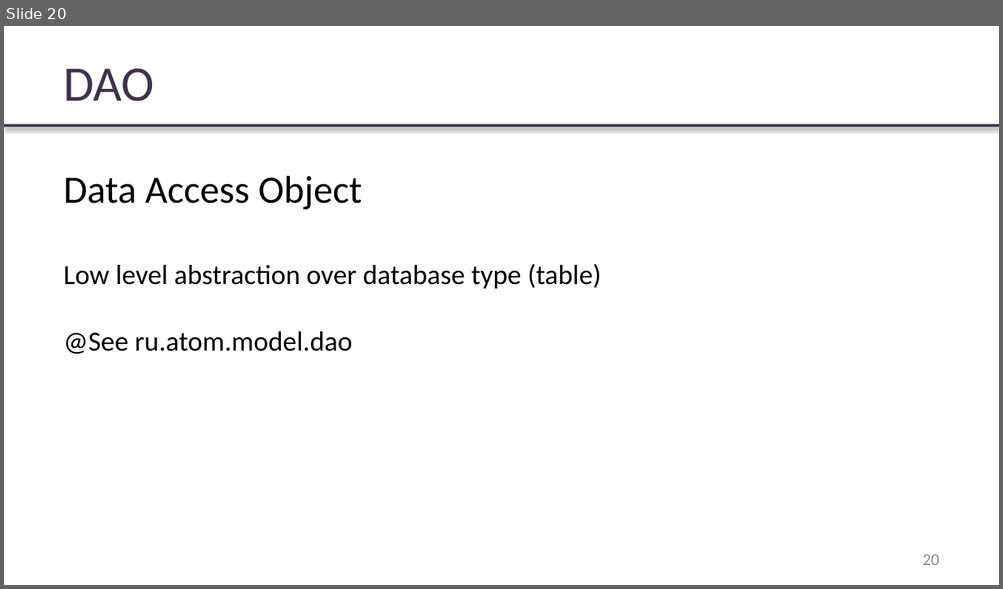
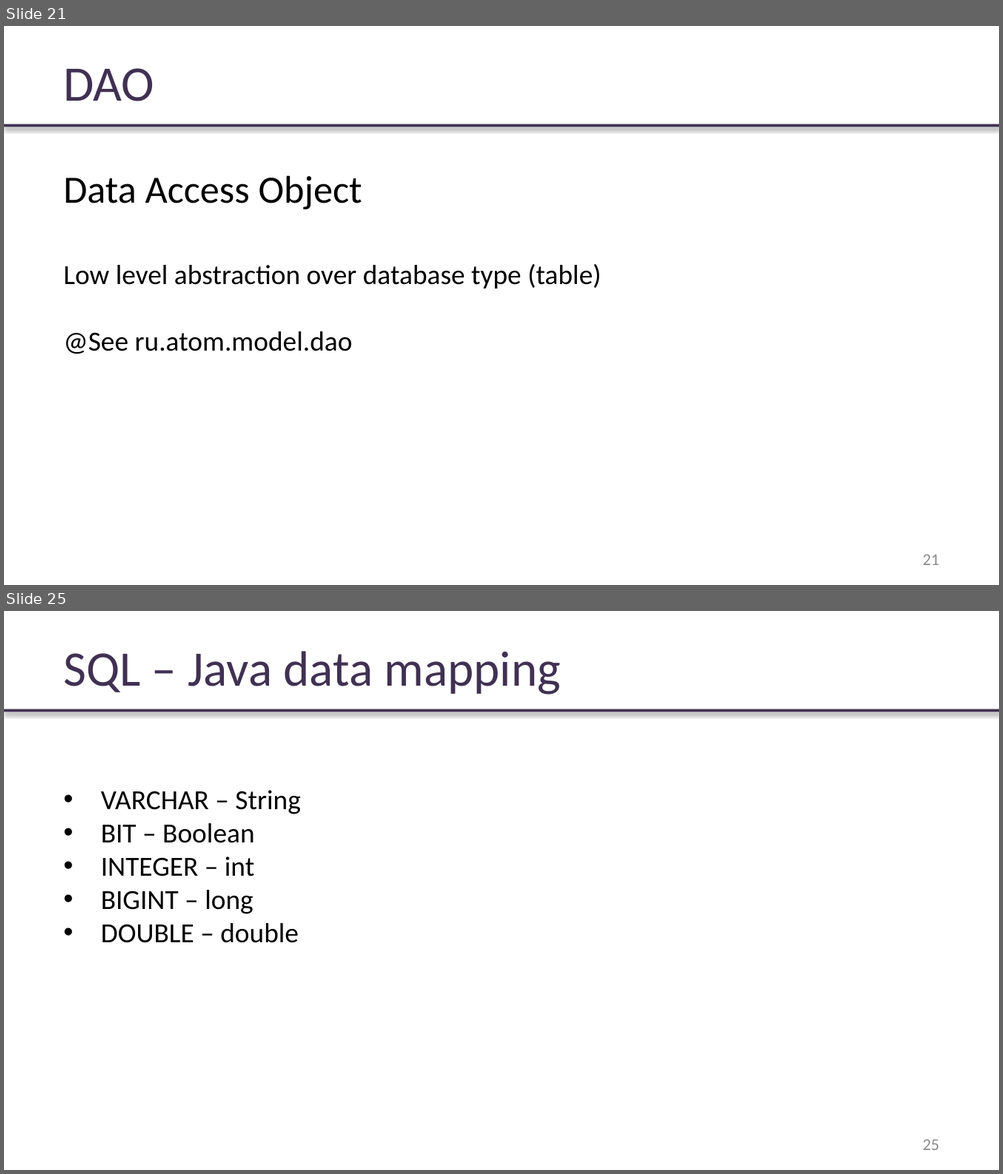
Before and after one commit to rybalkinsd/atom, a slide deck: lecture5/presentation/lecture05.pptx. Shown one above the other, each under a label of ours: slide 20 before the commit, slides 21 and 25 after it; the slides between them are not shown. The pictures are 1003x589 and 1003x1174 pixels, drawn with LibreOffice and Linux fonts; fonts in the diff are those of the drawing; background and template pictures are left out. Boxes give left, top, right and bottom in pixels: in the first picture for what was removed or moved away, otherwise in the second. Text is boxed around its words. In the diff, an @@ line names an element or a change of style, - is before the commit and + after.

```diff
--- a/lecture5/presentation/lecture05.pptx
+++ b/lecture5/presentation/lecture05.pptx
@@ slide 25 added at box(4, 611, 999, 1170), background #FFFFFF; not listed: 1 template element that a slide beside it also shows @@
@@ text added at box(63, 651, 561, 695), 36 pt, text #403152 @@
+SQL – Java data mapping
@@ text added at box(101, 790, 300, 943), 20 pt, text #000000 @@
+• VARCHAR – String
+• BIT – Boolean
+• INTEGER – int
+• BIGINT – long
+• DOUBLE – double
@@ page number added at box(922, 1139, 939, 1150), 12 pt, text #8B8B8B @@
+25
@@ what was slide 20 is now slide 21 @@
@@ page number at box(922, 554, 939, 565): text changed @@
-20
+21
```
Also in this commit, not shown: 2 slides changed, 9 other slides added, 3 other files.
